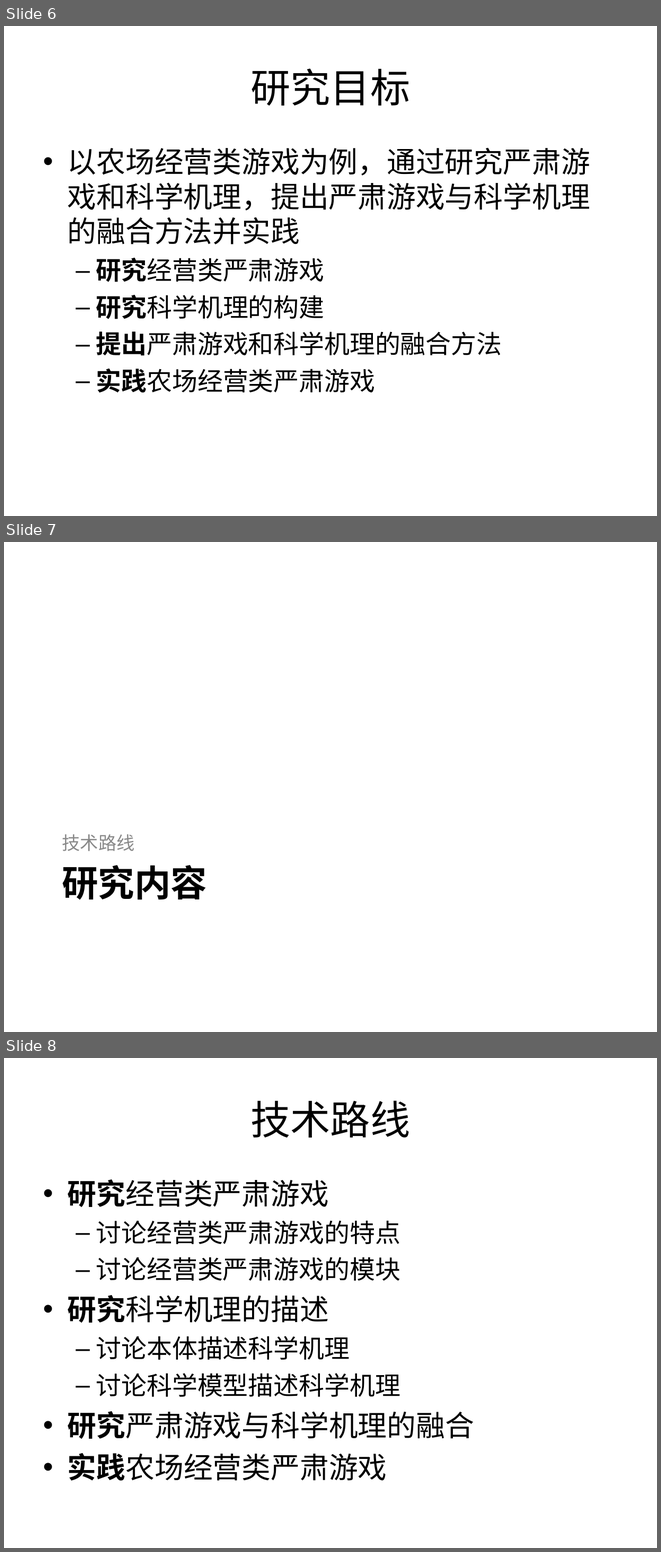
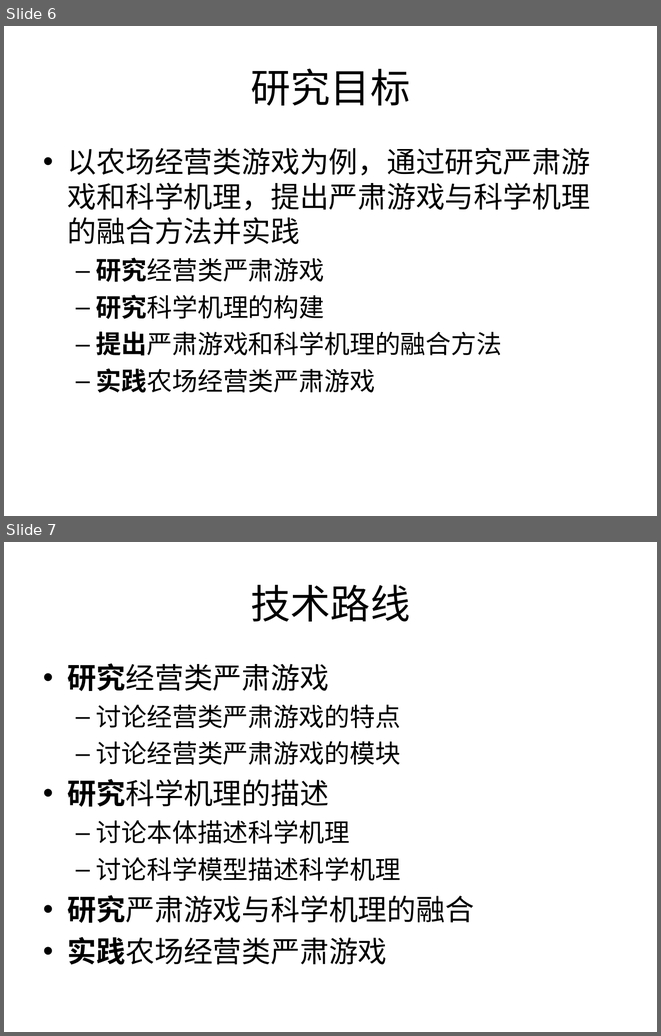
Before and after one commit to Nookleptia/qianmen3d, a slide deck: 毕设文件/毕设提纲.ppt. Shown one above the other, each under a label of ours: slides 6, 7 and 8 before the commit, slides 6 and 7 after it. The pictures are 661x1552 and 661x1036 pixels, drawn with LibreOffice and Linux fonts; fonts in the diff are those of the drawing. Boxes give left, top, right and bottom in pixels: in the first picture for what was removed or moved away, otherwise in the second. Text is boxed around its words. In the diff, an @@ line names an element or a change of style, - is before the commit and + after.

```diff
--- a/毕设文件/毕设提纲.ppt
+++ b/毕设文件/毕设提纲.ppt
@@ slide 7 removed at (4,542,657,1032), background #FFFFFF @@
@@ text removed at (62,834,135,851) @@
-技术路线
@@ title removed at (62,865,208,900) @@
-研究内容
@@ what was slide 8 is now slide 7 @@
```
Also in this commit, not shown: 1 slide changed, 1 slide added, 3 other files.
